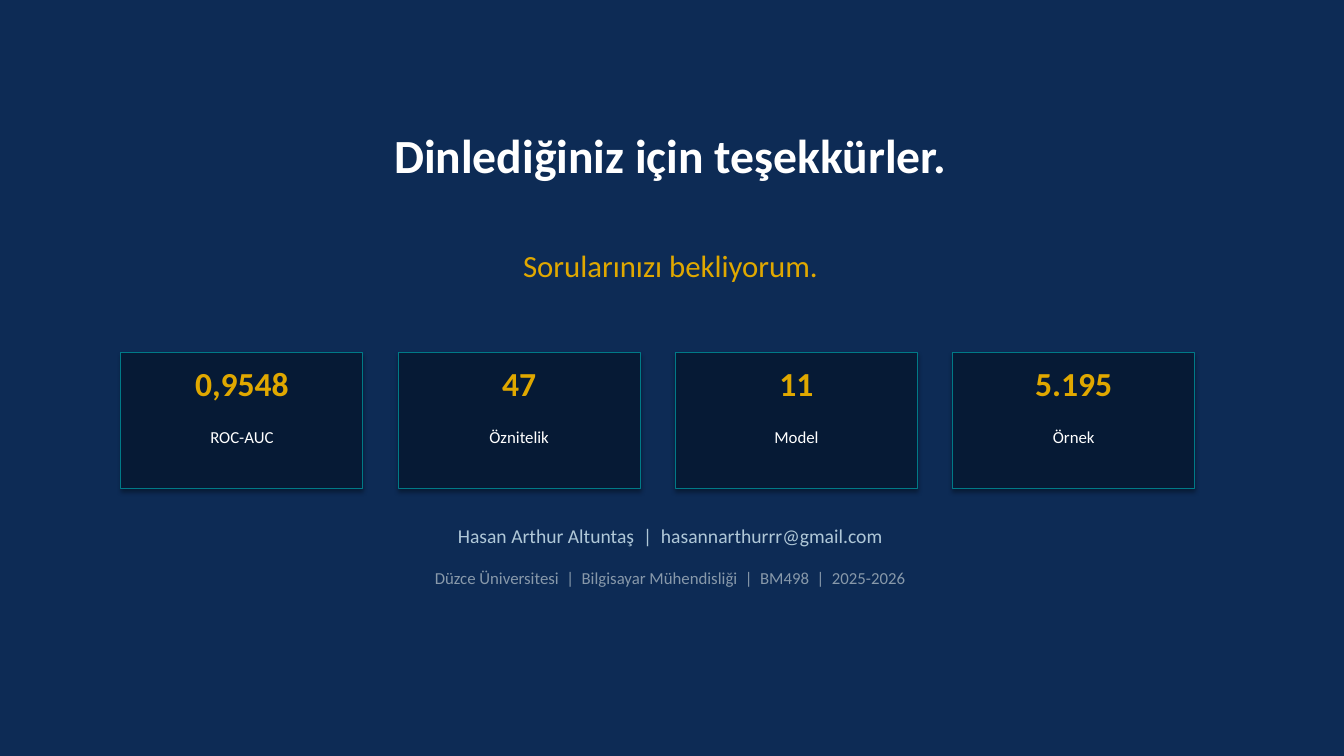
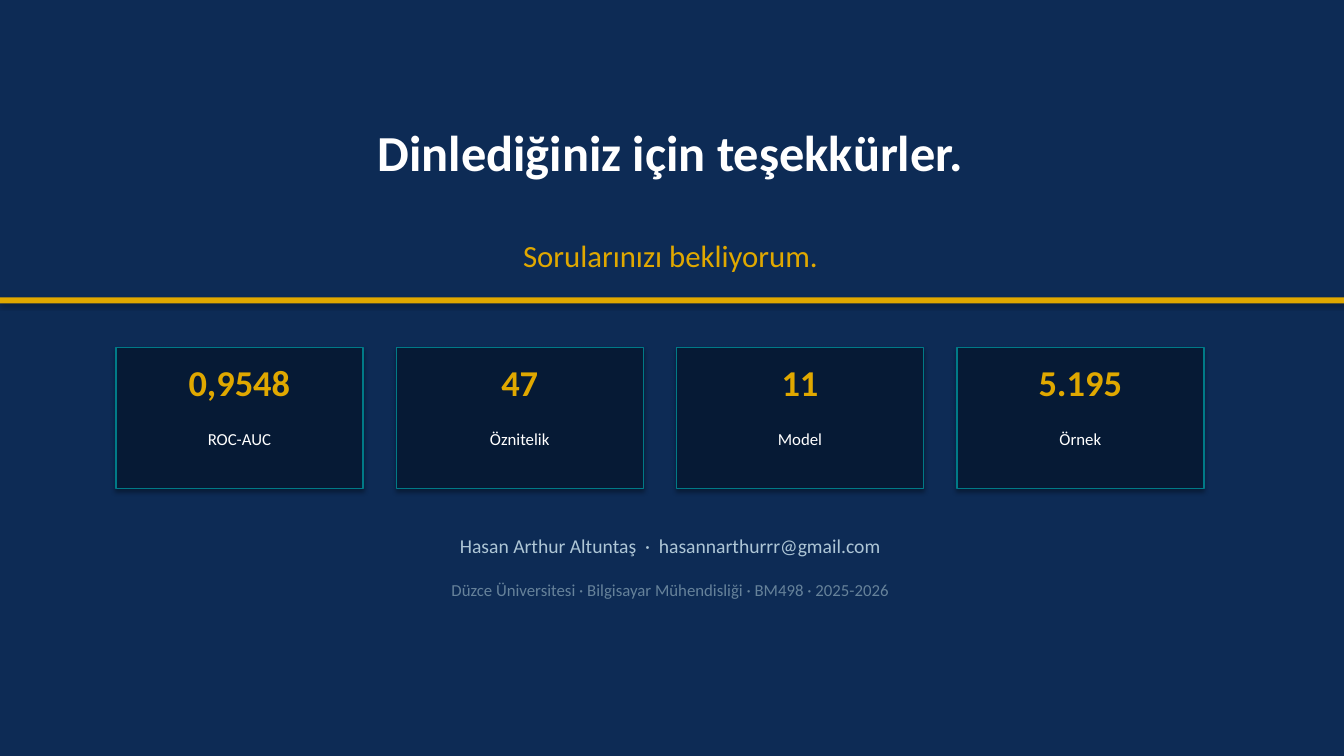
Before and after one commit to Rtur2003/CrownCode, a slide deck: slide 17 of docs/academic/TeslimEdilecekler/Sunumlar/05_Final_Savunma_Sunumu.pptx (slide 16 before the commit). Drawn at 1344x756 pixels with LibreOffice and Linux fonts; fonts in the diff are those of the drawing. Boxes give left, top, right and bottom in pixels: in the first picture for what was removed or moved away, otherwise in the second. Text is boxed around its words. In the diff, an @@ line names an element or a change of style, - is before the commit and + after.

```diff
--- a/docs/academic/TeslimEdilecekler/Sunumlar/05_Final_Savunma_Sunumu.pptx
+++ b/docs/academic/TeslimEdilecekler/Sunumlar/05_Final_Savunma_Sunumu.pptx
@@ rectangle added at (x1=0, y1=0, x2=1344, y2=756), fill #0D2B55 @@
@@ text "Dinlediğiniz için teşekkürler." at (x1=378, y1=135, x2=963, y2=180): size 34 to 36 pt @@
@@ text "Sorularınızı bekliyorum." moved from (x1=523, y1=255, x2=817, y2=282) to (x1=523, y1=245, x2=817, y2=272) @@
@@ rectangle added at (x1=0, y1=297, x2=1344, y2=303), fill #E0A800 @@
@@ rectangle resized from (x1=121, y1=353, x2=363, y2=489) to (x1=116, y1=348, x2=363, y2=489) @@
@@ rectangle resized from (x1=398, y1=353, x2=640, y2=489) to (x1=396, y1=348, x2=643, y2=489) @@
@@ rectangle resized from (x1=676, y1=353, x2=918, y2=489) to (x1=677, y1=348, x2=924, y2=489) @@
@@ outline #007A87 0.75 pt to #007A87 1 pt in 4 elements at (x1=396, y1=348, x2=643, y2=489), (x1=116, y1=348, x2=363, y2=489), (x1=677, y1=348, x2=924, y2=489), (x1=957, y1=348, x2=1204, y2=489) @@
@@ rectangle resized from (x1=953, y1=353, x2=1195, y2=489) to (x1=957, y1=348, x2=1204, y2=489) @@
@@ size 24 to 26 pt in 4 elements at (x1=501, y1=372, x2=538, y2=396), (x1=189, y1=371, x2=291, y2=401), (x1=782, y1=372, x2=819, y2=396), (x1=1039, y1=372, x2=1122, y2=397) @@
@@ text "Model" moved from (x1=774, y1=431, x2=818, y2=443) to (x1=778, y1=433, x2=822, y2=445) @@
@@ text "Örnek" moved from (x1=1053, y1=429, x2=1095, y2=443) to (x1=1059, y1=431, x2=1101, y2=445) @@
@@ text at (x1=460, y1=539, x2=880, y2=557): text changed; text colour #B0C8D8 to #AEC6D6 @@
-Hasan Arthur Altuntaş | hasannarthurrr@gmail.com
+Hasan Arthur Altuntaş · hasannarthurrr@gmail.com
@@ text at (x1=451, y1=583, x2=888, y2=599): text changed; text colour #8899AA to #66829A @@
-Düzce Üniversitesi | Bilgisayar Mühendisliği | BM498 | 2025-2026
+Düzce Üniversitesi · Bilgisayar Mühendisliği · BM498 · 2025-2026
```
Also in this commit, not shown: 9 other slides changed, 8 slides added, 7 slides removed, 6 other files.
